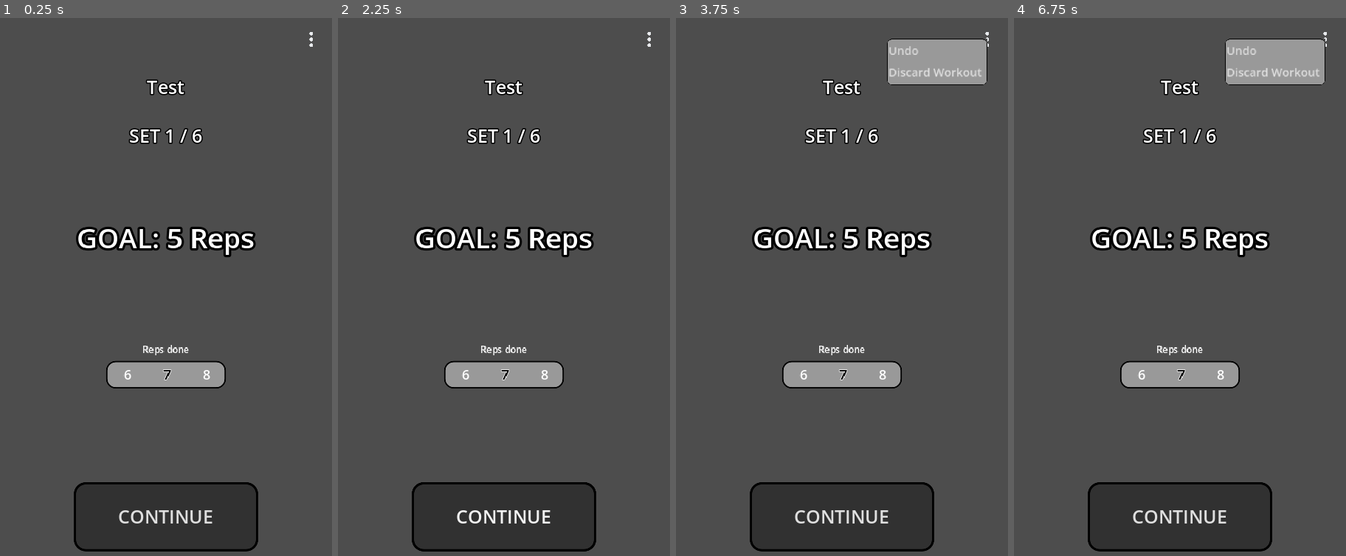
Above: before the commit, frames 1-4 (left to right).
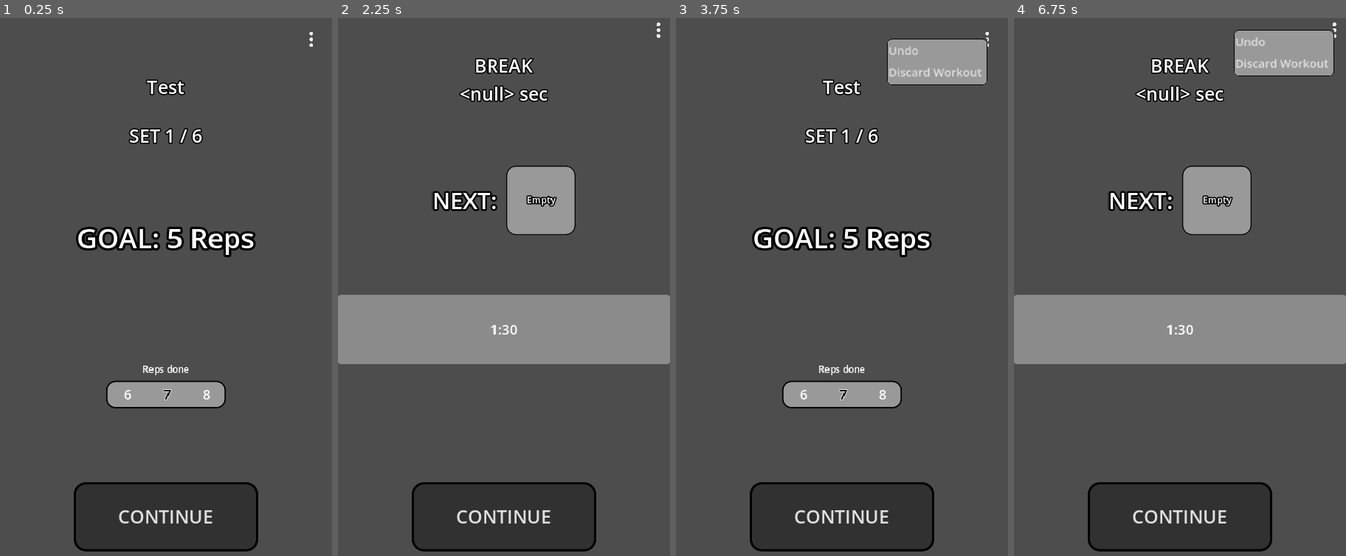
Above: after the commit, the same moments.

Repository: derdrache/Calisthenics-App
Game: Godot game, scene res://main_menu_page/workout_page/doWorkout/do_workout_page.tscn
The game is run twice, just before and just after one commit, with the same random seed, the same clock (stepped at 60 frames per second) and the same inputs. This scene is started directly instead of the project's main scene. The engine's default icon, where the game draws it, is replaced by a stand-in: a white triangle on a blue panel in a dark square.
Inputs (mouse positions are in pixels of both pictures, inside the frame that each line leads up to; where the layout moved, square brackets give the same spot in the first picture):
- Up to frame 1 (0.25 s): no input
- Up to frame 2 (2.25 s): click "CONTINUE" at 0.5 s; click "CONTINUE" at 1.25 s; click "CONTINUE" at 2 s
- Up to frame 3 (3.75 s): click "CONTINUE" at 2.75 s; click (988, 39) at 3.5 s
- Up to frame 4 (6.75 s): click (1326, 39) at 4.25 s; click (1326, 39) at 5 s; click "CONTINUE" at 5.75 s; click (1336, 28) [1326, 39] at 6.5 s

The runs differ from the first frame. In frame 1, 2.9% of the frame differs, in the area x 32-68%, y 60-73%; in frame 2, 20%; in frame 3, 2.9%; in frame 4, 22%, in the area x 0-100%, y 0-69%.
Error in both runs: Invalid access to property or key 'exercises' on a base object of type 'Nil'. (res://global_scripts/GlobalWorkout.gd:37)

Commit message:
fix label carusel

Diff:
--- a/main_menu_page/workout_page/doWorkout/do_workout_page.gd
+++ b/main_menu_page/workout_page/doWorkout/do_workout_page.gd
@@ -1,18 +1,16 @@
 extends Control
 
 @onready var continue_button = %ContinueButton
+@onready var selection_carusel: Control = %SelectionCarusel
 
 
 var currentExcercises = GlobalWorkout.get_current_exercise()
 var isWorkoutDone = GlobalWorkout.is_workout_done()
-var repsDone
 
 func _ready():
-	%SelectionCarusel.valueChanged.connect(_set_reps_done)
 	continue_button.pressed.connect(_next_step)
 
-	%SelectionCarusel.initialValue = currentExcercises.reps
-	repsDone = currentExcercises.reps
+	selection_carusel.initialValue = currentExcercises.reps
 	%CurrentExerciseLabel.text = currentExcercises.talent.get_talent_name()
 
 	%GoalLabel.text = "GOAL: " + str(currentExcercises.reps) + " Reps"
@@ -23,10 +21,10 @@
 
 	if isWorkoutDone: continue_button.text = "DONE"
 
-func _set_reps_done(value):
-	repsDone = value
 
 func _next_step():
+	var repsDone = selection_carusel.get_selected_value()
+	if not repsDone: await get_tree().create_timer(0.5)
 	GlobalWorkout.next_exersice(int(repsDone))
 	if isWorkoutDone:
 		get_tree().change_scene_to_file("res://main_menu_page/workout_page/workoutResultPage/workout_result_page.tscn")
--- a/main_menu_page/workout_page/doWorkout/do_workout_page.tscn
+++ b/main_menu_page/workout_page/doWorkout/do_workout_page.tscn
@@ -87,7 +87,7 @@
 unique_name_in_owner = true
 layout_mode = 2
 size_flags_horizontal = 4
-size_flags_vertical = 3
+size_flags_vertical = 6
 title = "Reps done"
 maxValue = 99
 initialValue = 7
--- a/widgets/selection_carusel/label_selection_carusel.gd
+++ b/widgets/selection_carusel/label_selection_carusel.gd
@@ -1,6 +1,4 @@
 extends Control
-
-signal valueChanged
 
 @onready var scroll_container = %ScrollContainer
 @onready var object_container = %ObjectContainer
@@ -46,7 +44,7 @@
 		label.custom_minimum_size.x = 51
 
 	var spacer2 = Label.new()
-	spacer2.custom_minimum_size.x = 80
+	spacer2.custom_minimum_size.x = 70
 	object_container.add_child(spacer2)
 
 func _create_normal_labels():
@@ -72,18 +70,6 @@
 
 func _input(event):
 	if not withCloseOnBackgroundClick: return
-
-	if event is InputEventMouseButton and event.button_index == 1 and event.is_pressed():
-		var mousePosition = get_global_mouse_position()
-
-		if not get_global_rect().has_point(mousePosition):
-			var value = get_selected_value()
-
-			if not value: value = initialValue
-
-			valueChanged.emit(value)
-
-			queue_free()
 
 func _set_carusel_start():
 	var initalValueIndex = get_node_index(initialValue)
--- a/widgets/selection_carusel/label_selection_carusel.tscn
+++ b/widgets/selection_carusel/label_selection_carusel.tscn
@@ -94,5 +94,10 @@
 grow_horizontal = 2
 grow_vertical = 2
 
+[node name="ColorRect" type="ColorRect" parent="SelectionMarker"]
+layout_mode = 0
+offset_right = 1.0
+offset_bottom = 1.0
+
 [connection signal="mouse_entered" from="." to="." method="_on_mouse_entered"]
 [connection signal="scroll_ended" from="BackgroundPanel/MarginContainer/VBoxContainer/PanelContainer/MarginContainer/ScrollContainer" to="." method="_on_scroll_container_scroll_ended"]
